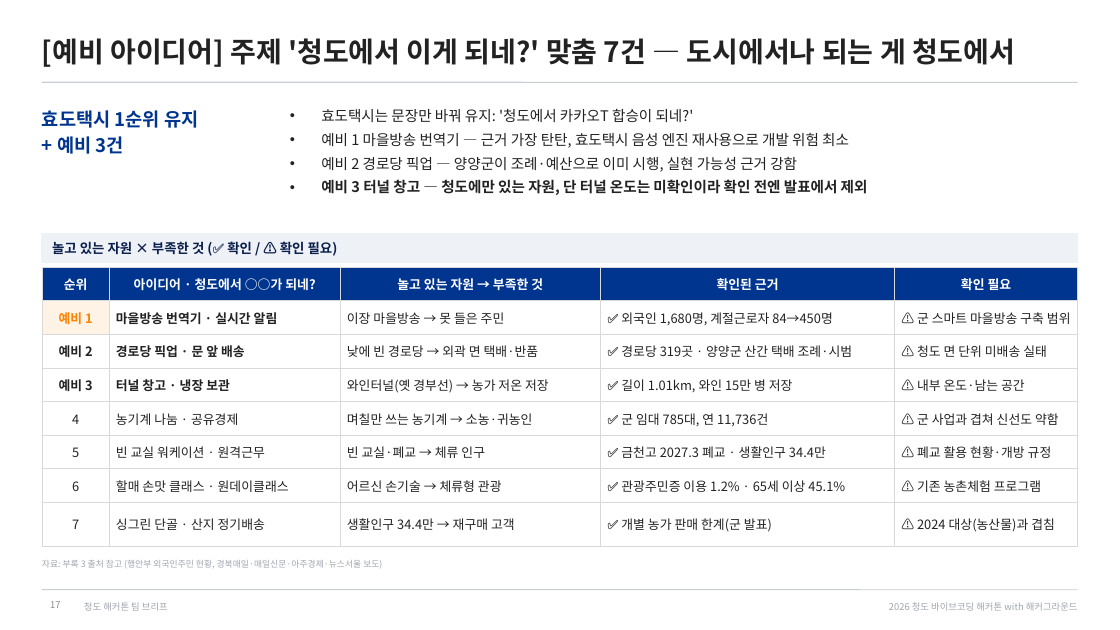
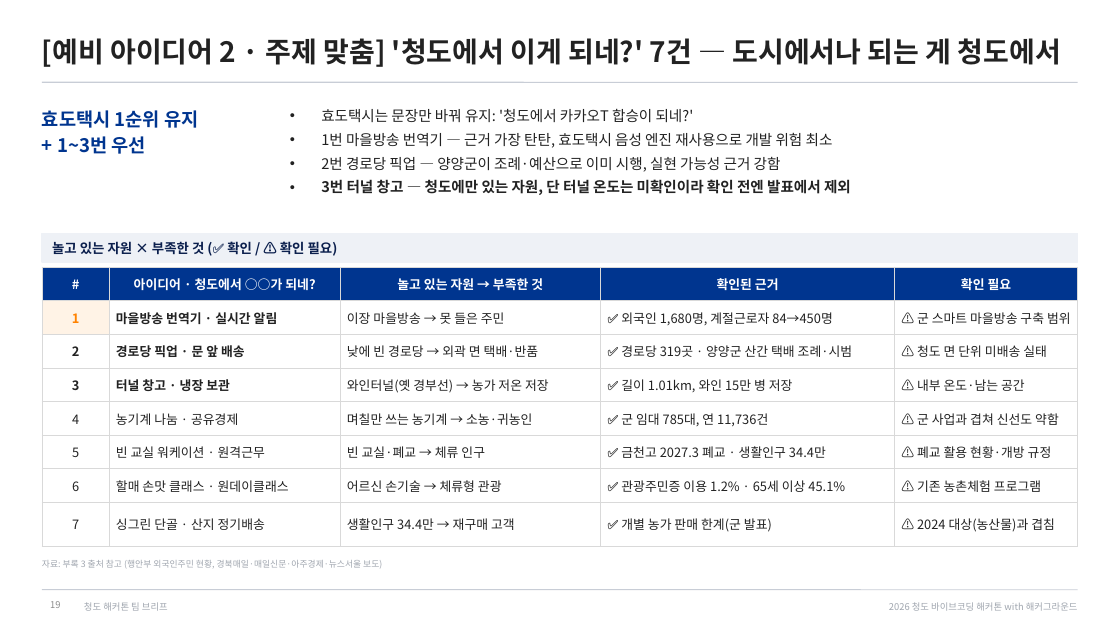
Before and after one commit to fordgril307-wq/Cheongdo_Hackathon, a slide deck: slide 19 of docs/team-brief/청도해커톤_팀브리프.pptx (slide 17 before the commit). Drawn at 1120x630 pixels with LibreOffice and Linux fonts; fonts in the diff are those of the drawing. Boxes give left, top, right and bottom in pixels: in the first picture for what was removed or moved away, otherwise in the second. Text is boxed around its words. In the diff, an @@ line names an element or a change of style, - is before the commit and + after.

```diff
--- a/docs/team-brief/청도해커톤_팀브리프.pptx
+++ b/docs/team-brief/청도해커톤_팀브리프.pptx
@@ title at <box>42,38,1061,67</box>: text changed @@
-[예비 아이디어] 주제 '청도에서 이게 되네?' 맞춤 7건 — 도시에서나 되는 게 청도에서
+[예비 아이디어 2 · 주제 맞춤] '청도에서 이게 되네?' 7건 — 도시에서나 되는 게 청도에서
@@ text at <box>57,136,146,154</box>: text changed @@
-+ 예비 3건
++ 1~3번 우선
@@ text at <box>321,133,851,195</box>: text changed @@
-• 예비 1 마을방송 번역기 — 근거 가장 탄탄, 효도택시 음성 엔진 재사용으로 개발 위험 최소
-• 예비 2 경로당 픽업 — 양양군이 조례·예산으로 이미 시행, 실현 가능성 근거 강함
-• 예비 3 터널 창고 — 청도에만 있는 자원, 단 터널 온도는 미확인이라 확인 전엔 발표에서 제외
+• 1번 마을방송 번역기 — 근거 가장 탄탄, 효도택시 음성 엔진 재사용으로 개발 위험 최소
+• 2번 경로당 픽업 — 양양군이 조례·예산으로 이미 시행, 실현 가능성 근거 강함
+• 3번 터널 창고 — 청도에만 있는 자원, 단 터널 온도는 미확인이라 확인 전엔 발표에서 제외
@@ table at <box>42,267,1078,536</box> @@
-row 1, column 1: 순위
+row 1, column 1: #
-row 2, column 1: 예비 1
+row 2, column 1: 1
-row 3, column 1: 예비 2
+row 3, column 1: 2
-row 4, column 1: 예비 3
+row 4, column 1: 3
@@ page number at <box>50,601,60,608</box>: text changed @@
-17
+19
```
Also in this commit, not shown: 2 other slides changed, 1 slide added, 3 other files.
